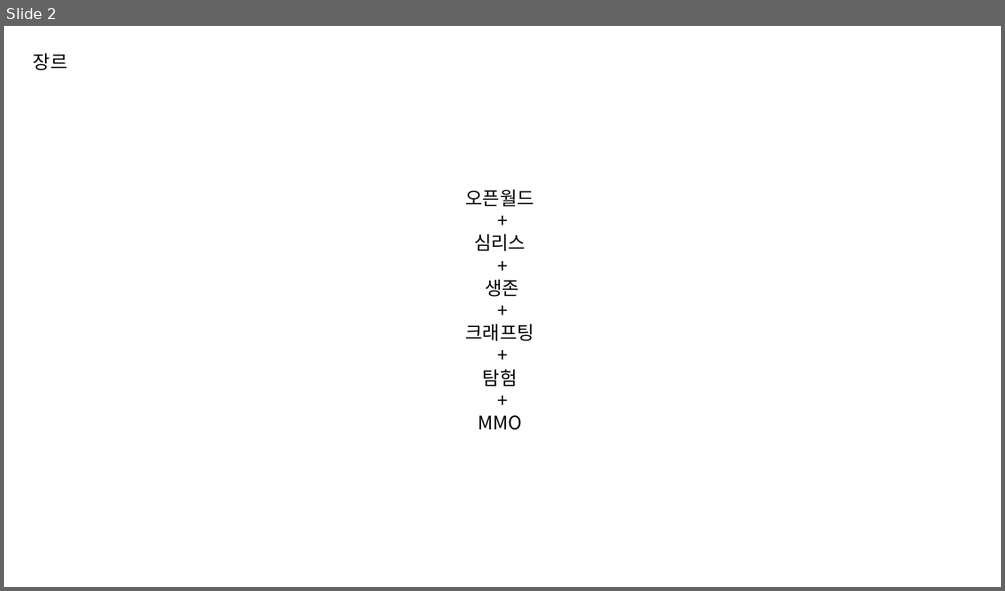
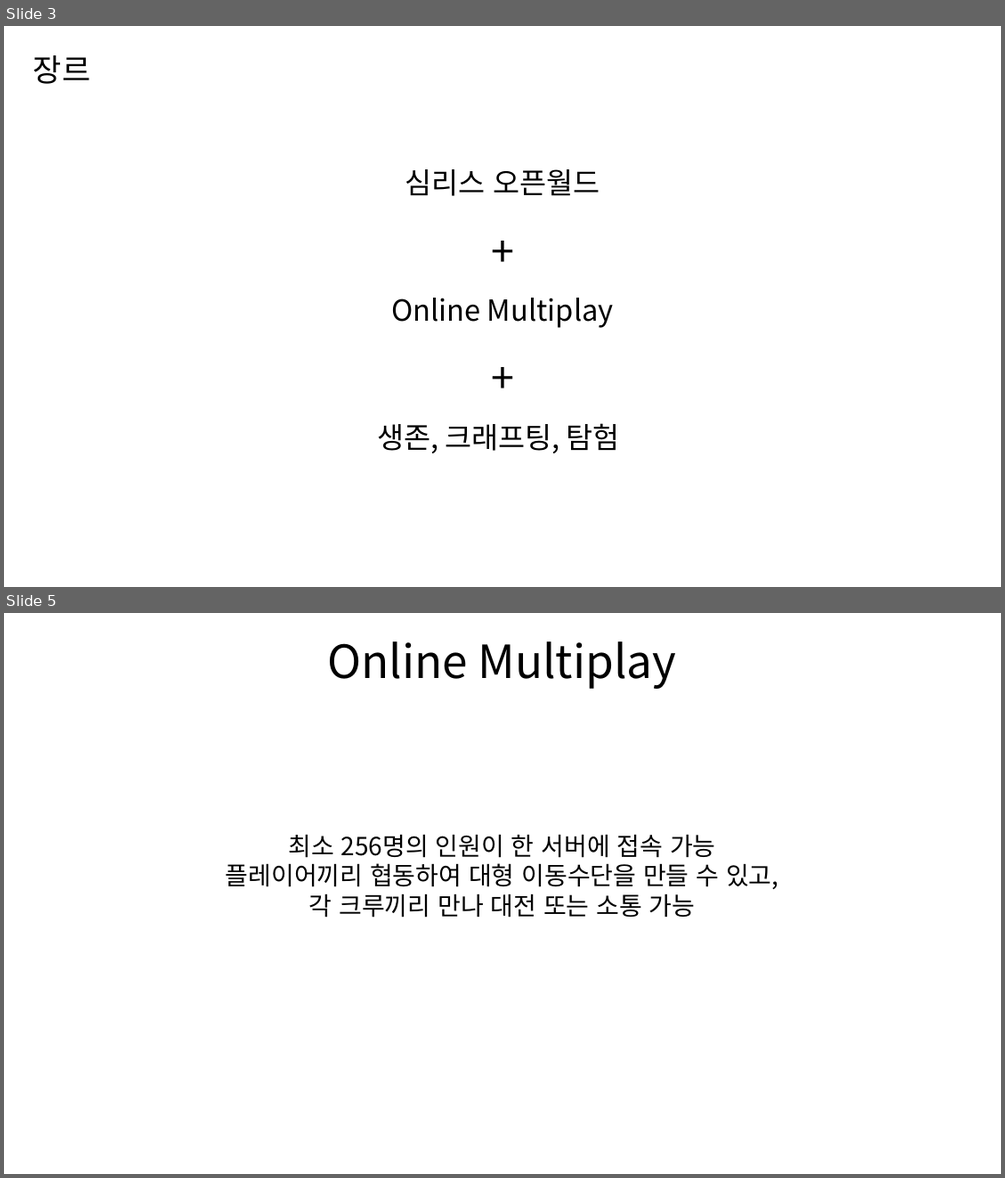
Before and after one commit to PinkBourbon/ProjectG, a slide deck: 0_Document/크루모빌PPT틀.pptx. Shown one above the other, each under a label of ours: slide 2 before the commit, slides 3 and 5 after it; the slides between them are not shown. The pictures are 1005x591 and 1005x1178 pixels, drawn with LibreOffice and Linux fonts; fonts in the diff are those of the drawing. Boxes give left, top, right and bottom in pixels: in the first picture for what was removed or moved away, otherwise in the second. Text is boxed around its words. In the diff, an @@ line names an element or a change of style, - is before the commit and + after.

```diff
--- a/0_Document/크루모빌PPT틀.pptx
+++ b/0_Document/크루모빌PPT틀.pptx
@@ slide 5 added at box(4, 613, 1001, 1174), background #FFFFFF @@
@@ text added at box(327, 641, 676, 689), 44 pt, text #000000 @@
+Online Multiplay
@@ text added at box(226, 834, 778, 917), 24 pt, text #000000 @@
+최소 256명의 인원이 한 서버에 접속 가능
+플레이어끼리 협동하여 대형 이동수단을 만들 수 있고,
+각 크루끼리 만나 대전 또는 소통 가능
@@ what was slide 2 is now slide 3 @@
@@ slide 3 changed as well @@
@@ text "장르" at box(33, 55, 90, 84): size 18 to 30 pt @@
@@ text "심리스 오픈월드": place and size @@
-text "심리스 오픈월드" at box(465, 189, 534, 430)
+text "심리스 오픈월드" at box(377, 169, 620, 453)
@@ text "심리스 오픈월드" at box(377, 169, 620, 453): size 18 to 40 pt in "+", "+"; line spacing 1 to 1.5 @@
@@ text at box(404, 169, 600, 196): text changed; size 18 to 28 pt @@
-오픈월드
+심리스 오픈월드
@@ text at box(391, 297, 614, 328): text changed; size 18 to 28 pt @@
-심리스
+Online Multiplay
@@ text at box(377, 423, 620, 453): text changed; size 18 to 28 pt @@
-생존
-+
-크래프팅
-+
-탐험
-+
-MMO
+생존, 크래프팅, 탐험
```
Also in this commit, not shown: 3 other slides changed, 12 other slides added, 4 slides removed, 1 other file.
